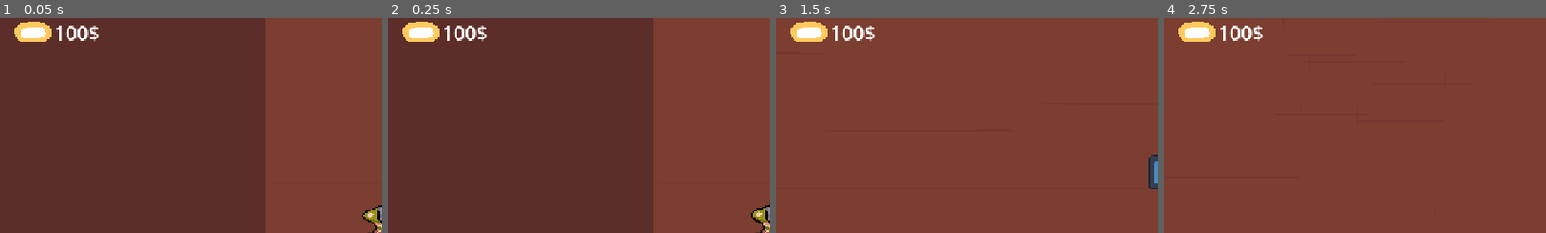
Above: before the commit, frames 1-4 (left to right).
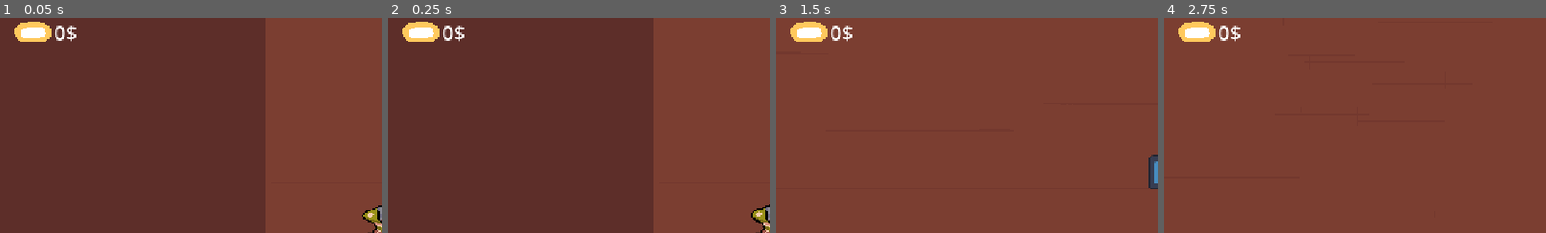
Above: after the commit, the same moments.

Repository: orbital-mage/gmtk-2025
Game: Godot game, scene res://game/game.tscn
The game is run twice, just before and just after one commit, with the same random seed, the same clock (stepped at 60 frames per second) and the same inputs. The engine's default icon, where the game draws it, is replaced by a stand-in: a white triangle on a blue panel in a dark square.
Inputs (mouse positions are % of the whole screen's width and height, from its top left):
- Up to frame 1 (0.05 s): no input
- Up to frame 2 (0.25 s): no input
- Up to frame 3 (1.5 s): move the mouse to (72, 45) at 0.52 s; hold D (right) 0.53-1.28 s; hold Tab (replay) 0.53-1.28 s; tap Enter at 1.25 s; move the mouse to (30, 55) at 1.27 s; hold S (down) from 1.28 s (still down); tap Tab (replay) at 1.35 s
- Up to frame 4 (2.75 s): tap Space at 2 s; move the mouse to (60, 28) at 2.02 s; release S (down) at 2.03 s; press the mouse at (60, 28) at 2.03 s; hold D (right) from 2.03 s (still down); tap Tab (replay) at 2.3 s
The pictures show only the part of the screen within x 0-50%, y 3-53%; the shares and areas given below are measured in that part.

The runs differ from the first frame. In frame 1, 0.5% of the frame differs, in the area x 14-26%, y 3-12%; in frame 2, 0.5%; in frame 3, 0.5%; in frame 4, 0.5%.

Commit message:
fix coins

Diff:
--- a/game/bullets/bullet.gd
+++ b/game/bullets/bullet.gd
@@ -2,12 +2,13 @@
 
 @export var speed: float = 2000
 
+var source: Clone
 var direction: Vector2
 var released := false
 
 @onready var sprite: Sprite2D = $Sprite
 @onready var shadow_sprite: Sprite2D = $Shadow
-@onready var hitbox: Area2D = $Hitbox
+@onready var hitbox: BulletHitbox = $Hitbox
 
 func _ready() -> void:
 	sprite.rotation = direction.angle()
@@ -18,6 +19,9 @@
 
 func set_direction(value: Vector2):
 	direction = value
+
+func set_source(clone: Clone):
+	source = clone
 
 func _physics_process(delta: float) -> void:
 	position += direction * delta * speed
--- a/game/bullets/bullet.tscn
+++ b/game/bullets/bullet.tscn
@@ -1,7 +1,8 @@
-[gd_scene load_steps=4 format=3 uid="uid://chypnya1v5eco"]
+[gd_scene load_steps=5 format=3 uid="uid://chypnya1v5eco"]
 
 [ext_resource type="Script" uid="uid://dl6wq7ltmawb2" path="res://game/bullets/bullet.gd" id="1_lpncf"]
 [ext_resource type="Texture2D" uid="uid://dwk6ob7whfamm" path="res://assets/graphics/bullet.png" id="2_lpncf"]
+[ext_resource type="Script" uid="uid://byr4re0h778g2" path="res://game/bullets/bullet_hitbox.gd" id="3_6lv4x"]
 
 [sub_resource type="CapsuleShape2D" id="CapsuleShape2D_lpncf"]
 radius = 14.0
@@ -18,9 +19,11 @@
 [node name="Sprite" type="Sprite2D" parent="."]
 texture = ExtResource("2_lpncf")
 
-[node name="Hitbox" type="Area2D" parent="."]
+[node name="Hitbox" type="Area2D" parent="." node_paths=PackedStringArray("bullet")]
 collision_layer = 0
 collision_mask = 3
+script = ExtResource("3_6lv4x")
+bullet = NodePath("..")
 
 [node name="CollisionShape2D" type="CollisionShape2D" parent="Hitbox"]
 rotation = 1.5708
--- /dev/null
+++ b/game/bullets/bullet_hitbox.gd
@@ -0,0 +1,3 @@
+class_name BulletHitbox extends Area2D
+
+@export var bullet: Bullet
--- a/game/clones/clone.gd
+++ b/game/clones/clone.gd
@@ -69,16 +69,19 @@
 func _on_hit(area: Area2D) -> void:
 	if (area.get_collision_layer_value(Collision.Layers.BULLETS) or
 		area.get_collision_layer_value(Collision.Layers.ZOMBIES)):
-		_die()
+		_die(area)
 
 	if area.get_collision_layer_value(Collision.Layers.POWERUPS):
 		spray_shot = true
 
-func _die() -> void:
+func _die(killer: Area2D) -> void:
 	dead = true
 	died.emit(self)
 
-	if replaying and not is_zombie():
+	if (replaying and
+		not is_zombie() and
+		killer is BulletHitbox and
+		killer.bullet.source == Player.clone):
 		Player.add_coin()
 
 func _player_movement() -> void:
@@ -117,6 +120,7 @@
 	var bullet = bullet_scene.instantiate() as Bullet
 	bullet.position = position
 	bullet.set_target(target)
+	bullet.set_source(self)
 	shoot.emit(bullet)
 
 func _spray_shot() -> void:
--- a/game/game.tscn
+++ b/game/game.tscn
@@ -1,11 +1,8 @@
-[gd_scene load_steps=5 format=3 uid="uid://8xtboviqhj5d"]
+[gd_scene load_steps=4 format=3 uid="uid://8xtboviqhj5d"]
 
 [ext_resource type="Script" uid="uid://bfdkmgxuq0is2" path="res://game/game.gd" id="1_vasa2"]
 [ext_resource type="Texture2D" uid="uid://dasybedxurkup" path="res://assets/graphics/background.png" id="2_h7iqs"]
-[ext_resource type="Texture2D" uid="uid://dwk6ob7whfamm" path="res://assets/graphics/bullet.png" id="3_h7iqs"]
-
-[sub_resource type="LabelSettings" id="LabelSettings_4fuuu"]
-font_size = 30
+[ext_resource type="PackedScene" uid="uid://b6y36iurfk2lf" path="res://ui/game_overlay.tscn" id="3_h7iqs"]
 
 [node name="Game" type="Node2D"]
 script = ExtResource("1_vasa2")
@@ -50,52 +47,7 @@
 
 [node name="UI" type="CanvasLayer" parent="."]
 
-[node name="Margin" type="MarginContainer" parent="UI"]
-anchors_preset = 15
-anchor_right = 1.0
-anchor_bottom = 1.0
-grow_horizontal = 2
-grow_vertical = 2
-mouse_filter = 2
-theme_override_constants/margin_left = 20
-theme_override_constants/margin_top = 20
-theme_override_constants/margin_right = 20
-theme_override_constants/margin_bottom = 20
-
-[node name="Coins" type="HBoxContainer" parent="UI/Margin"]
-layout_mode = 2
-size_flags_horizontal = 0
-size_flags_vertical = 0
-mouse_filter = 2
-
-[node name="Icon" type="TextureRect" parent="UI/Margin/Coins"]
-layout_mode = 2
-mouse_filter = 2
-texture = ExtResource("3_h7iqs")
-stretch_mode = 5
-
-[node name="Label" type="Label" parent="UI/Margin/Coins"]
-layout_mode = 2
-text = "100$"
-label_settings = SubResource("LabelSettings_4fuuu")
-
-[node name="Round" type="HBoxContainer" parent="UI/Margin"]
-layout_mode = 2
-size_flags_horizontal = 8
-size_flags_vertical = 0
-mouse_filter = 2
-
-[node name="Label" type="Label" parent="UI/Margin/Round"]
-layout_mode = 2
-text = "5 / 5"
-label_settings = SubResource("LabelSettings_4fuuu")
-
-[node name="Icon" type="TextureRect" parent="UI/Margin/Round"]
-self_modulate = Color(0.592181, 0.311476, 0.34623, 1)
-layout_mode = 2
-mouse_filter = 2
-texture = ExtResource("3_h7iqs")
-stretch_mode = 5
+[node name="GameOverlay" parent="UI" instance=ExtResource("3_h7iqs")]
 
 [connection signal="timeout" from="RoundTimer" to="." method="_on_round_timeout"]
 [connection signal="timeout" from="PowerupTimer" to="." method="_on_powerup_timeout"]
--- a/game/player.gd
+++ b/game/player.gd
@@ -1,6 +1,8 @@
 extends Node
 
 static var clone_scene = preload("res://game/clones/clone.tscn")
+
+signal coins_changed()
 
 var clone: Clone
 var coins := 0
@@ -11,3 +13,4 @@
 
 func add_coin() -> void:
 	coins += 1
+	coins_changed.emit()
--- /dev/null
+++ b/ui/coin_label.gd
@@ -0,0 +1,7 @@
+extends Label
+
+func _ready() -> void:
+	Player.coins_changed.connect(_on_coins_changed)
+
+func _on_coins_changed() -> void:
+	text = "%s$" % Player.coins
--- /dev/null
+++ b/ui/game_overlay.tscn
@@ -0,0 +1,55 @@
+[gd_scene load_steps=4 format=3 uid="uid://b6y36iurfk2lf"]
+
+[ext_resource type="Texture2D" uid="uid://dwk6ob7whfamm" path="res://assets/graphics/bullet.png" id="1_sr1iy"]
+[ext_resource type="Script" uid="uid://b5b3dr323dyhk" path="res://ui/coin_label.gd" id="2_wriux"]
+
+[sub_resource type="LabelSettings" id="LabelSettings_4fuuu"]
+font_size = 30
+
+[node name="GameOverlay" type="MarginContainer"]
+anchors_preset = 15
+anchor_right = 1.0
+anchor_bottom = 1.0
+grow_horizontal = 2
+grow_vertical = 2
+mouse_filter = 2
+theme_override_constants/margin_left = 20
+theme_override_constants/margin_top = 20
+theme_override_constants/margin_right = 20
+theme_override_constants/margin_bottom = 20
+
+[node name="Coins" type="HBoxContainer" parent="."]
+layout_mode = 2
+size_flags_horizontal = 0
+size_flags_vertical = 0
+mouse_filter = 2
+
+[node name="Icon" type="TextureRect" parent="Coins"]
+layout_mode = 2
+mouse_filter = 2
+texture = ExtResource("1_sr1iy")
+stretch_mode = 5
+
+[node name="Label" type="Label" parent="Coins"]
+layout_mode = 2
+text = "0$"
+label_settings = SubResource("LabelSettings_4fuuu")
+script = ExtResource("2_wriux")
+
+[node name="Round" type="HBoxContainer" parent="."]
+layout_mode = 2
+size_flags_horizontal = 8
+size_flags_vertical = 0
+mouse_filter = 2
+
+[node name="Label" type="Label" parent="Round"]
+layout_mode = 2
+text = "5 / 5"
+label_settings = SubResource("LabelSettings_4fuuu")
+
+[node name="Icon" type="TextureRect" parent="Round"]
+self_modulate = Color(0.592181, 0.311476, 0.34623, 1)
+layout_mode = 2
+mouse_filter = 2
+texture = ExtResource("1_sr1iy")
+stretch_mode = 5
Not shown, added: game/bullets/bullet_hitbox.gd.uid
Not shown, added: ui/coin_label.gd.uid
